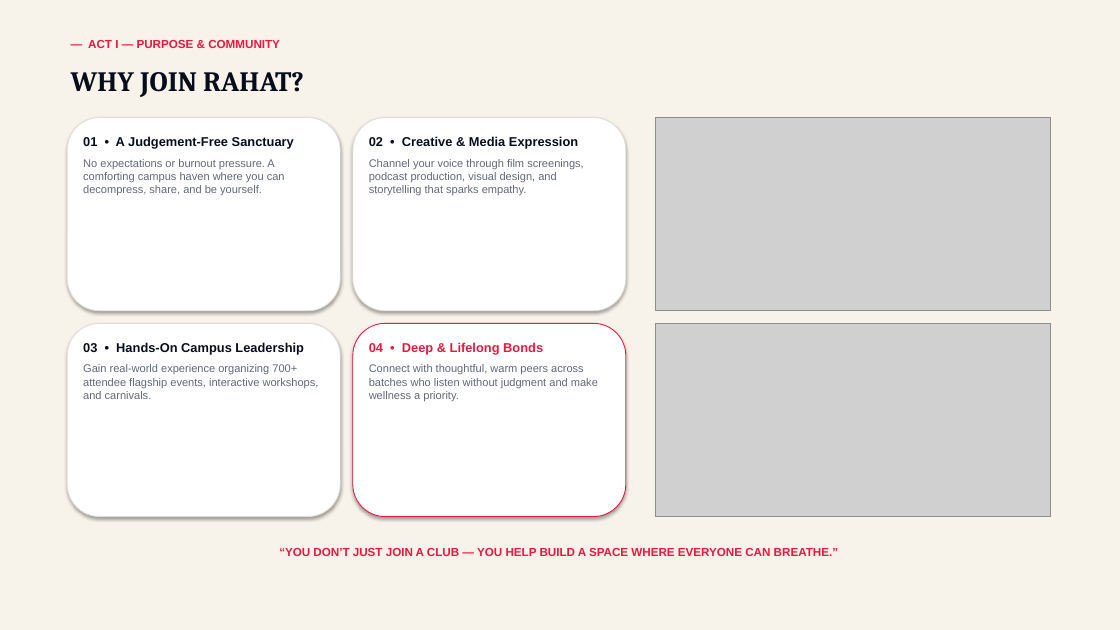
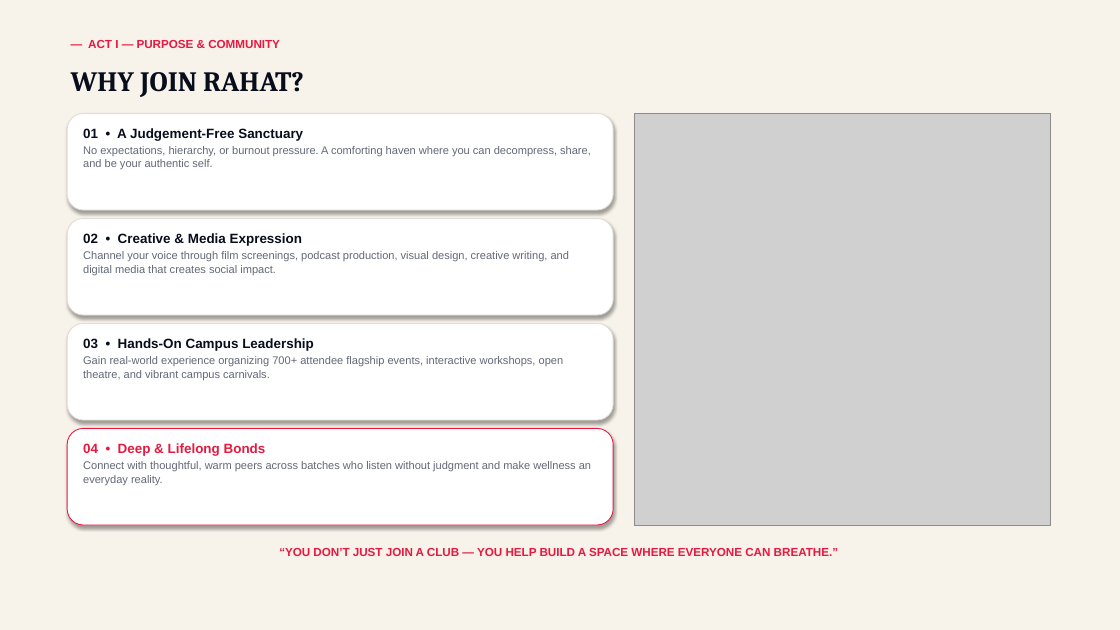
Before and after one commit to PavanAksshay/rahat, a slide deck: slide 3 of RAHAT_Inauguration_Presentation.pptx. Drawn at 1120x630 pixels with LibreOffice and Linux fonts; fonts in the diff are those of the drawing; grey boxes stand for pictures. Boxes give left, top, right and bottom in pixels: in the first picture for what was removed or moved away, otherwise in the second. Text is boxed around its words. In the diff, an @@ line names an element or a change of style, - is before the commit and + after.

Commit message:
Add WhatsApp Community QR, fix Slide 3 text layout & single image, center Slide 10 with 3 clean non-overlapping images

```diff
--- a/RAHAT_Inauguration_Presentation.pptx
+++ b/RAHAT_Inauguration_Presentation.pptx
@@ rounded rectangle: place and size @@
-rounded rectangle at <box>67,118,340,311</box>
+rounded rectangle at <box>67,113,613,210</box>
@@ rounded rectangle removed at <box>353,118,626,311</box> @@
@@ picture: place and size @@
-picture at <box>655,118,1050,311</box>
+picture at <box>634,113,1050,525</box>
@@ text "01 • A Judgement-Free Sanctuary": place and size @@
-text "01 • A Judgement-Free Sanctuary" at <box>83,136,294,196</box>
+text "01 • A Judgement-Free Sanctuary" at <box>83,128,591,169</box>
@@ text at <box>83,146,591,169</box>: text changed @@
-No expectations or burnout pressure. A comforting campus haven where you can decompress, share, and be yourself.
+No expectations, hierarchy, or burnout pressure. A comforting haven where you can decompress, share, and be your authentic self.
@@ text at <box>83,128,303,141</box>: size 11 to 11.5 pt in "01 • A Judgement-Free Sanctuary"; less space between paragraphs @@
@@ rounded rectangle added at <box>67,218,613,315</box>, fill #FFFFFF, outline #E1DCD4 0.75 pt @@
@@ text "02 • Creative & Media ...": place and size @@
-text "02 • Creative & Media ..." at <box>369,136,584,195</box>
+text "02 • Creative & Media ..." at <box>83,233,569,275</box>
@@ text at <box>83,233,302,246</box>: size 11 to 11.5 pt in "02 • Creative & Media Expression"; less space between paragraphs @@
@@ text at <box>83,251,569,275</box>: text changed @@
-Channel your voice through film screenings, podcast production, visual design, and storytelling that sparks empathy.
+Channel your voice through film screenings, podcast production, visual design, creative writing, and digital media that creates social impact.
@@ rounded rectangle: place and size @@
-rounded rectangle at <box>67,323,340,517</box>
+rounded rectangle at <box>67,323,613,420</box>
@@ rounded rectangle removed at <box>353,323,626,517</box> @@
@@ picture removed at <box>655,323,1050,517</box> @@
@@ text at <box>83,356,564,380</box>: text changed @@
-Gain real-world experience organizing 700+ attendee flagship events, interactive workshops, and carnivals.
+Gain real-world experience organizing 700+ attendee flagship events, interactive workshops, open theatre, and vibrant campus carnivals.
@@ text at <box>83,338,314,351</box>: size 11 to 11.5 pt in "03 • Hands-On Campus Leadership"; less space between paragraphs @@
@@ rounded rectangle added at <box>67,429,613,525</box>, fill #FFFFFF, outline #E7193F 0.75 pt @@
@@ text "04 • Deep & Lifelong ...": place and size @@
-text "04 • Deep & Lifelong ..." at <box>369,342,598,401</box>
+text "04 • Deep & Lifelong ..." at <box>83,443,591,485</box>
@@ text at <box>83,443,266,456</box>: size 11 to 11.5 pt in "04 • Deep & Lifelong Bonds"; less space between paragraphs @@
@@ text at <box>83,461,591,485</box>: text changed @@
-Connect with thoughtful, warm peers across batches who listen without judgment and make wellness a priority.
+Connect with thoughtful, warm peers across batches who listen without judgment and make wellness an everyday reality.
```
Also in this commit, not shown: 1 other slide changed, 1 slide added, 1 slide removed, 5 other files.
